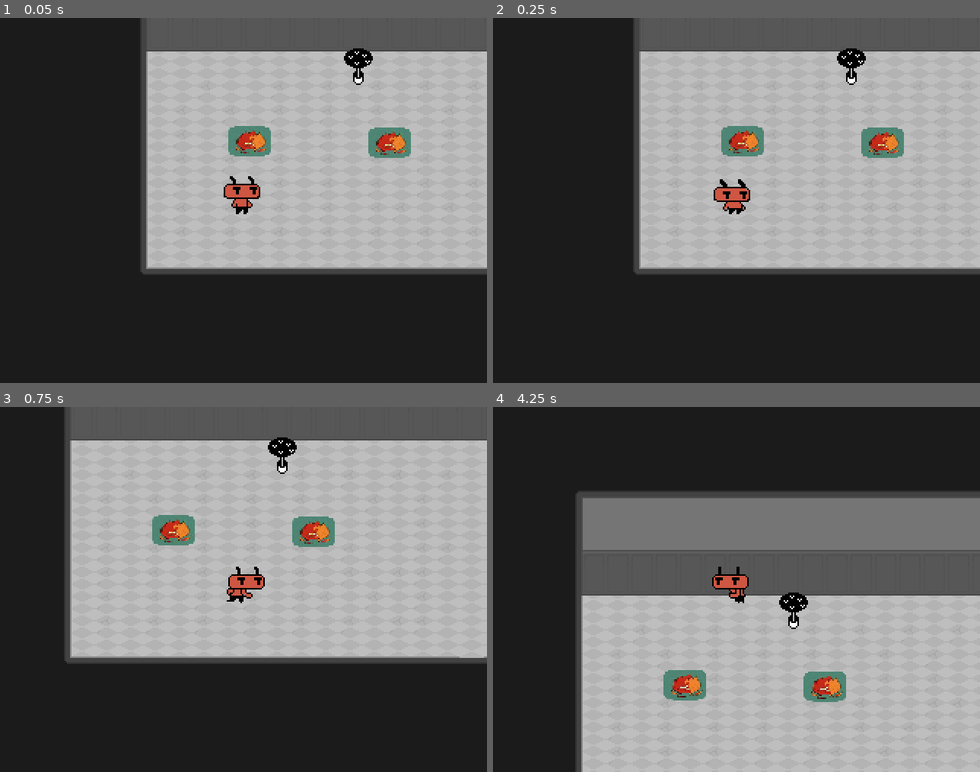
Above: before the commit, frames 1-4 (two rows, left to right).
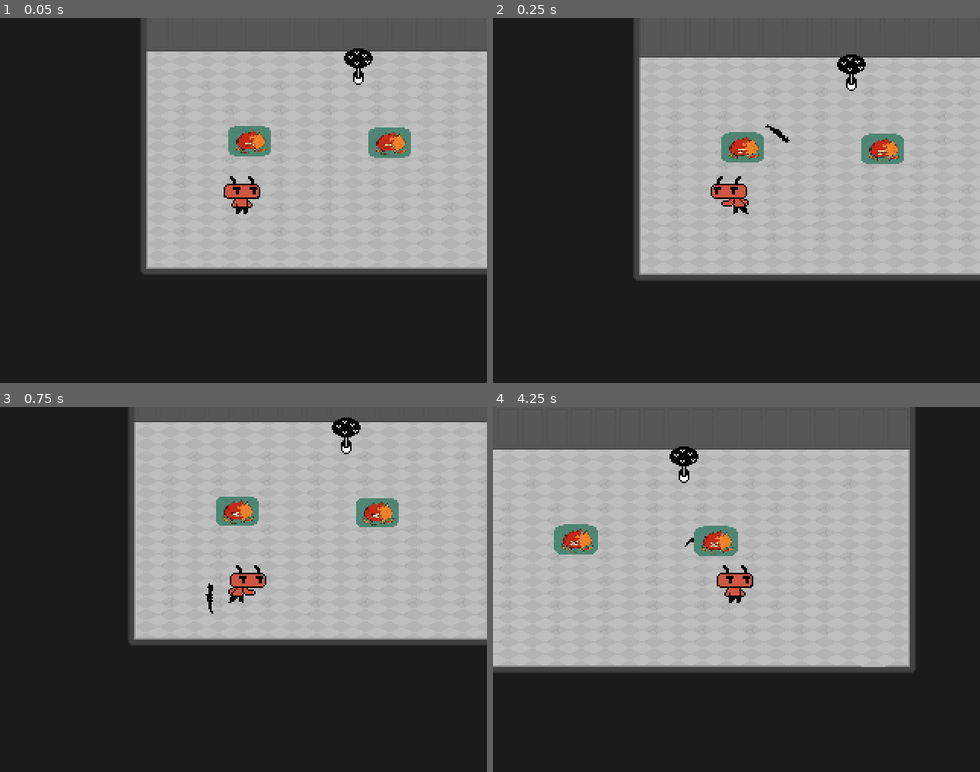
Above: after the commit, the same moments.

Repository: dead-rabbit-studio/hell-scout
Game: Godot game, scene res://main_game.tscn
Same seed, same stepped clock (60 frames per second), same inputs: the game is played once before the commit and once after it.
Inputs:
- Up to frame 1 (0.05 s): no input
- Up to frame 2 (0.25 s): no input
- Up to frame 3 (0.75 s): hold Right (move_right) from 0.53 s (still down); tap Space (attack) at 0.6 s
- Up to frame 4 (4.25 s): release Right (move_right) at 1.28 s; hold Down (move_down) 1.28-2.03 s; tap E (interact) at 1.35, 2.85 s; hold Right (move_right) 2.03-2.78 s; tap Space (attack) at 2.1, 3.6 s; hold Up (move_up) 2.78-3.53 s; hold Left (move_left) from 3.53 s (still down)

Frame 1 is identical in both runs. In frame 2, 5.3% of the frame differs, in the area x 29-100%, y 8-72%; in frame 3, 22%; in frame 4, 79%, in the area x 0-100%, y 0-100%.

Commit message:
refact: export  neural network enabler property
x

Diff:
--- a/core/controller/ai_controller.gd
+++ b/core/controller/ai_controller.gd
@@ -1,15 +1,8 @@
 class_name AiController
 extends Controller
 
-func _choose_action() -> String:
-	var size: int = R.player_actions.keys().size()
-	var index: int = randi_range(0, size - 1)
-	var key: String = R.player_actions.keys()[index]
-	return R.player_actions[key]
-
 func _random_direction() -> Vector2:
 	return Vector2(randi_range(-1, 1), randi_range(-1, 1))
-
 
 func _on_neural_network_action_required(action:String) -> void:
 	if is_enabled:
--- a/player/scouter/Player.gd
+++ b/player/scouter/Player.gd
@@ -91,5 +91,4 @@
 	_MeleeAttack.attack(_is_attacking)
 
 func _on_controller_moved(direction:Vector2) -> void:
-	print("Player moved: " +  str(direction))
 	_move_player(direction)
--- a/player/scouter/neural_network.gd
+++ b/player/scouter/neural_network.gd
@@ -3,8 +3,11 @@
 # Signal to interact usually with the Controller node, to notify when an action was choosed.
 signal action_required(action: String)
 
+@export var is_enabled: bool = false
+
 func _process(_delta):
-	compute([randf(), randf(), randf()], [randf(), randf(), randf()], [randf(), randf(), randf()])
+	if is_enabled:
+		compute([randf(), randf(), randf()], [randf(), randf(), randf()], [randf(), randf(), randf()])
 
 """
 Computes take the inputs and normalize it as a probability for an action.
--- a/player/scouter/player.tscn
+++ b/player/scouter/player.tscn
@@ -6,7 +6,7 @@
 [ext_resource type="Script" uid="uid://bqatya17nk3wt" path="res://core/hit_detection/HurtBox.gd" id="4_dq1gf"]
 [ext_resource type="Script" uid="uid://c5k4ohg3rs6cm" path="res://player/scouter/Animator.gd" id="5_la07l"]
 [ext_resource type="Script" uid="uid://dk6c2ekjt03rb" path="res://core/interaction/interactor.gd" id="6_lvn4h"]
-[ext_resource type="Script" uid="uid://b764cfuwjod78" path="res://core/controller/input_controller.gd" id="7_japc8"]
+[ext_resource type="Script" uid="uid://yugrdeown74p" path="res://core/controller/ai_controller.gd" id="7_xddwy"]
 [ext_resource type="Script" uid="uid://dn0kpuxadkspe" path="res://player/scouter/neural_network.gd" id="8_lldpg"]
 
 [sub_resource type="RectangleShape2D" id="RectangleShape2D_lmx7v"]
@@ -348,10 +348,11 @@
 
 [node name="Controller" type="Node2D" parent="."]
 position = Vector2(1, 0)
-script = ExtResource("7_japc8")
+script = ExtResource("7_xddwy")
 
 [node name="NeuralNetwork" type="Node" parent="."]
 script = ExtResource("8_lldpg")
+is_enabled = true
 
 [connection signal="depleted" from="Health" to="." method="_on_health_depleted"]
 [connection signal="interacted" from="Interactor" to="." method="_on_interactor_interacted"]
